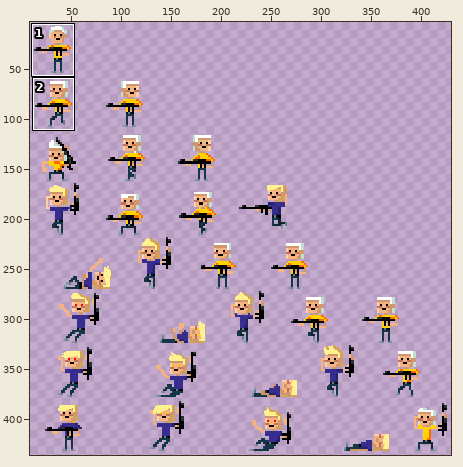
Sprite sheet: android/assets/pack/animations2.png. Above, an overview of the earlier version with the close-up marked.
Close-up. Earlier state:
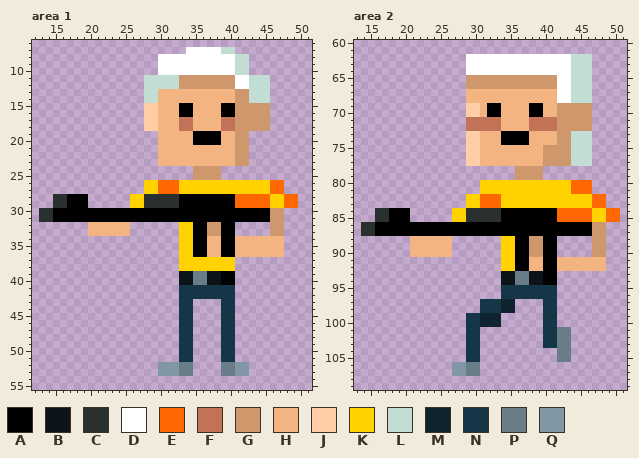
The file is 512x512 pixels. Colours within 5 levels of each other are drawn and written as one. Shown: area 1: x 12..51, y 6..55; area 2: x 13..51, y 60..109. The wide view leaves out empty margins. The commit also changed other parts of the picture, which this record leaves out.
Palette (. is transparent): A #000000  B #0d1419  C #2a3030  D #ffffff  E #ff6700  F #c27357  G #cf986c  H #f3b482  J #ffcea7  K #ffd200  L #c2ddd4  M #0f242e  N #153646  P #697d88  Q #8098a5
Pixels before, area 1, first column x 13:
 7 .....................DDDDDLL.........
 8 .................DDDDDDDDDDDLL.......
 9 .................DDDDDDDDDDDLL.......
10 .................DDDDDDDDDDDLL.......
11 ...............LLLLLGGGGGGGGDDLLL....
12 ...............LLLLLGGGGGGGGDDLLL....
13 ...............LLHHHHHHHHHHHGGLLL....
14 ...............LLHHHHHHHHHHHGGLLL....
15 ...............JJHHHAAHHHHAAGGGGG....
16 ...............JJHHHAAHHHHAAGGGGG....
17 ...............JJHHHFFHHHHFFGGGGG....
18 ...............JJHHHFFHHHHFFGGGGG....
19 .................HHHHHAAAAHHGG.......
20 .................HHHHHAAAAHHGG.......
21 .................HHHHHHHHHHHGG.......
22 .................HHHHHHHHHHHGG.......
23 .................HHHHHHHHHHHGG.......
24 ......................GGGG...........
25 ......................GGGG...........
26 ...............KKEEEKKKKKKKKKKKKKEE..
27 ...............KKEEEKKKKKKKKKKKKKEE..
28 ..CCAAA......KKCCCCCAAAAAAAAEEEEEKKEE
29 ..CCAAA......KKCCCCCAAAAAAAAEEEEEKKEE
30 CCAAAAAAAAAAAAAAAAAAAAAAAAAAAAAAAGG..
31 CCAAAAAAAAAAAAAAAAAAAAAAAAAAAAAAAGG..
32 .......HHHHHH.......KKAAGGAA.....GG..
33 .......HHHHHH.......KKAAGGAA.....GG..
34 ....................KKAAHHAAHHHHHHH..
35 ....................KKAAHHAAHHHHHHH..
36 ....................KKAAHHAAHHHHHHH..
37 ....................KKKKKKKK.........
38 ....................KKKKKKKK.........
39 ....................BBPPBBAA.........
40 ....................BBPPBBAA.........
41 ....................NNNNNNNN.........
42 ....................NNNNNNNN.........
43 ....................NN....NN.........
44 ....................NN....NN.........
45 ....................NN....NN.........
46 ....................NN....NN.........
47 ....................NN....NN.........
48 ....................NN....NN.........
49 ....................NN....NN.........
50 ....................NN....NN.........
51 ....................NN....NN.........
52 .................QQQPP....PPQQ.......
53 .................QQQPP....PPQQ.......
Pixels before, area 2, first column x 14:
 62 ...............DDDDDDDDDDDDDDDLLL....
 63 ...............DDDDDDDDDDDDDDDLLL....
 64 ...............DDDDDDDDDDDDDDDLLL....
 65 ...............GGGGGGGGGGGGGDDLLL....
 66 ...............GGGGGGGGGGGGGDDLLL....
 67 ...............HHHHHHHHHHHHHDDLLL....
 68 ...............HHHHHHHHHHHHHDDLLL....
 69 ...............JJHAAHHHHAAHHGGGGG....
 70 ...............JJHAAHHHHAAHHGGGGG....
 71 ...............FFFFFHHHHFFFFGGGGG....
 72 ...............FFFFFHHHHFFFFGGGGG....
 73 ...............JJHHHAAAAHHHHGGLLL....
 74 ...............JJHHHAAAAHHHHGGLLL....
 75 ...............JJHHHHHHHHHGGGGLLL....
 76 ...............JJHHHHHHHHHGGGGLLL....
 77 ...............JJHHHHHHHHHGGGGLLL....
 78 ......................GGGG...........
 79 ......................GGGG...........
 80 .................KKKKKKKKKKKKKEEE....
 81 .................KKKKKKKKKKKKKEEE....
 82 ...............KKEEEKKKKKKKKKKKKKEE..
 83 ...............KKEEEKKKKKKKKKKKKKEE..
 84 ..CCAAA......KKCCCCCAAAAAAAAEEEEEKKEE
 85 ..CCAAA......KKCCCCCAAAAAAAAEEEEEKKEE
 86 CCAAAAAAAAAAAAAAAAAAAAAAAAAAAAAAAGG..
 87 CCAAAAAAAAAAAAAAAAAAAAAAAAAAAAAAAGG..
 88 .......HHHHHH.......KKAAGGAA.....GG..
 89 .......HHHHHH.......KKAAGGAA.....GG..
 90 .......HHHHHH.......KKAAGGAA.....GG..
 91 ....................KKAAHHAAHHHHHHH..
 92 ....................KKAAHHAAHHHHHHH..
 93 ....................BBPPBBAA.........
 94 ....................BBPPBBAA.........
 95 ....................NNNNNNNN.........
 96 ....................NNNNNNNN.........
 97 .................NNNMM....NN.........
 98 .................NNNMM....NN.........
 99 ...............NNMMM......NN.........
100 ...............NNMMM......NN.........
101 ...............NN.........NNPP.......
102 ...............NN.........NNPP.......
103 ...............NN.........NNPP.......
104 ...............NN...........PP.......
105 ...............NN...........PP.......
106 .............QQPP....................
107 .............QQPP....................
Once edited:
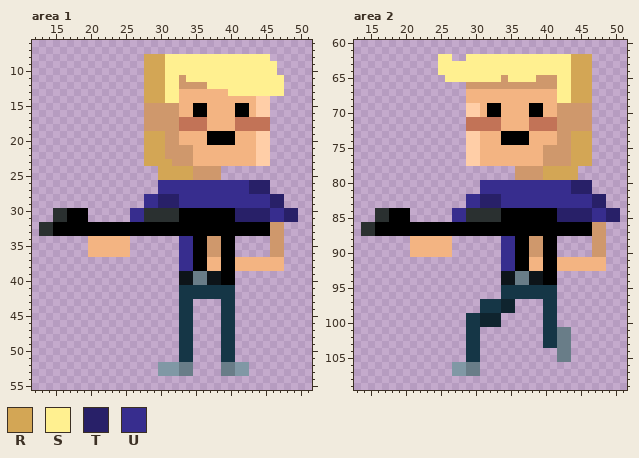
Colours new in this view: R #d3a655  S #fff090  T #282068  U #372d8e
Edits made:
Area 1:
y 7: x 34..40 DDDDDLL -> .......
y 8: x 28..45 ..DDDDDDDDDDDLL... -> RRRSSSSSSSSSSSSSSS
y 9..10: x 28..46 ..DDDDDDDDDDDLL.... -> RRRSSSSSSSSSSSSSSSS
y 11: x 28..32 LLLLL -> RRRSS; x 34..47 GGGGGGGDDLLL.. -> SSSSSSSSSSSSSS
y 12: x 28..32 LLLLL -> RRRSS; x 37..47 GGGGDDLLL.. -> SSSSSSSSSSS
y 13: x 28..32 LLHHH -> RRRSS; x 40..47 HGGLLL.. -> SSSSSSSS
y 14: x 28..32 LLHHH -> RRRSS; x 41..45 GGLLL -> HHHJJ
y 15..16: x 28..36 JJHHHAAHH -> GGGGGHHAA; x 39..45 AAGGGGG -> HHAAHJJ
y 17..18: x 28..32 JJHHH -> GGGGG; x 35..36 HH -> FF; x 39..45 FFGGGGG -> HHFFFFF
y 19..20: x 28..32 ..HHH -> RRRGG; x 35..36 AA -> HH; x 39..45 HHGG... -> AAHHHJJ
y 21..22: x 28..34 ..HHHHH -> RRRGGGG; x 41..45 GG... -> HHHJJ
y 23: x 28..34 ..HHHHH -> RRRRGGG; x 41..45 GG... -> HHHJJ
y 24..25: x 30..34 ..... -> RRRRR
y 26..27: x 28..47 KKEEEKKKKKKKKKKKKKEE -> ..UUUUUUUUUUUUUTTT..
y 28..29: x 15..19 CCAAA -> .....; x 26..49 KKCCCCCAAAAAAAAEEEEEKKEE -> ..UUTTTUUUUUUUUUUUUUTT..
y 30..31: x 13..16 CCAA -> ..CC; x 20..32 AAAAAAAAAAAAA -> ......UUCCCCC; x 41..49 AAAAAGG.. -> TTTTTUUTT
y 32..33: x 13..34 .......HHHHHH.......KK -> CCAAAAAAAAAAAAAAAAAAAA; x 37..38 GG -> AA; x 41..45 ..... -> AAAAA
y 34..36: x 20..25 ...... -> HHHHHH; x 33..34 KK -> UU; x 37..38 HH -> GG; x 41..47 HHHHHHH -> .....GG
y 37..38: x 33..47 KKKKKKKK....... -> UUAAHHAAHHHHHHH
Area 2:
y 62: x 25..26 .. -> SS; x 29..46 DDDDDDDDDDDDDDDLLL -> SSSSSSSSSSSSSSSRRR
y 63..64: x 25..46 ....DDDDDDDDDDDDDDDLLL -> SSSSSSSSSSSSSSSSSSSRRR
y 65: x 26..33 ...GGGGG -> SSSSSSSS; x 35..38 GGGG -> SSSS; x 42..46 DDLLL -> SSRRR
y 66..68: x 42..46 DDLLL -> SSRRR
y 73..77: x 44..46 LLL -> RRR
y 78..79: x 40..44 ..... -> RRRRR
y 80..81: x 31..46 KKKKKKKKKKKKKEEE -> UUUUUUUUUUUUUTTT
y 82..83: x 29..48 KKEEEKKKKKKKKKKKKKEE -> UUTTTUUUUUUUUUUUUUTT
y 84..85: x 27..28 KK -> UU; x 42..50 EEEEEKKEE -> TTTTTUUTT
y 88..92: x 34..35 KK -> UU
